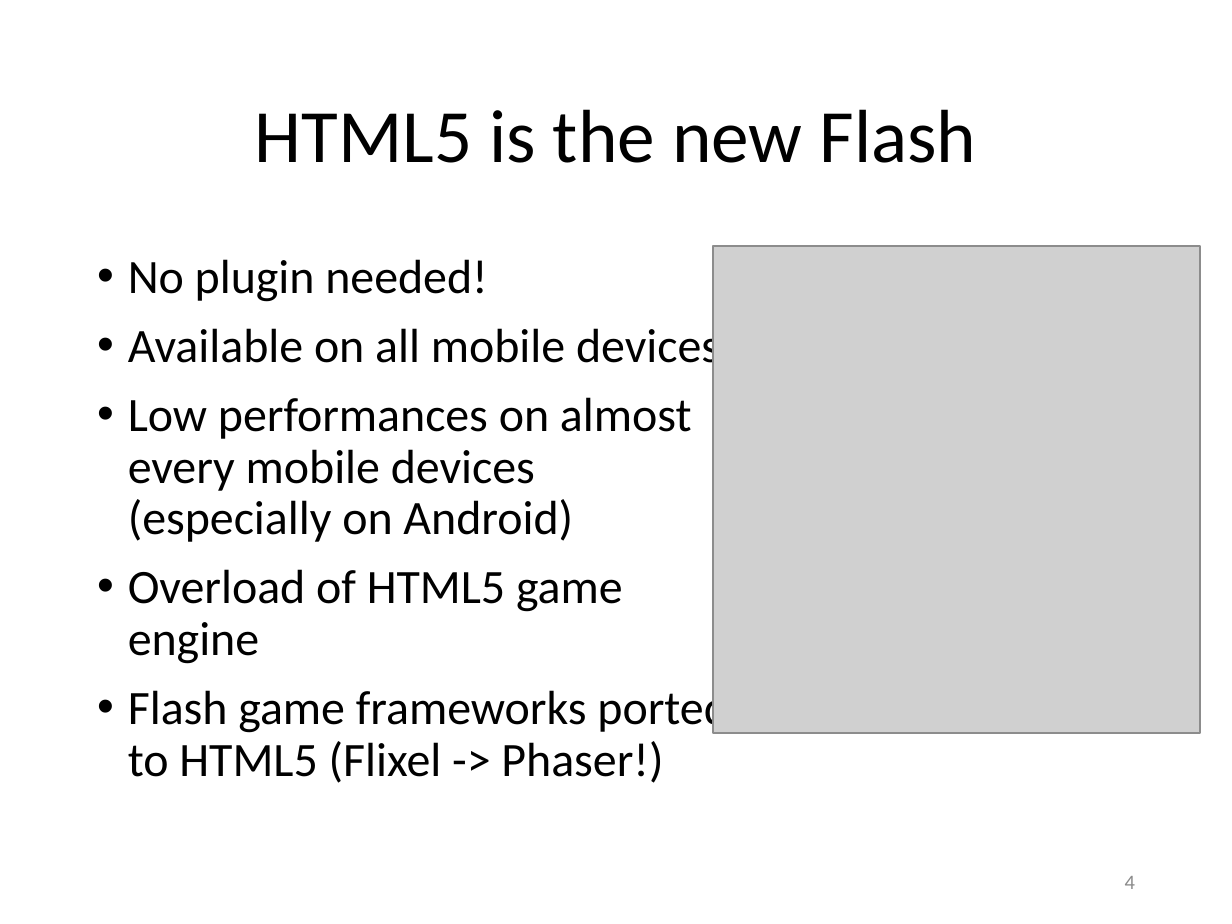
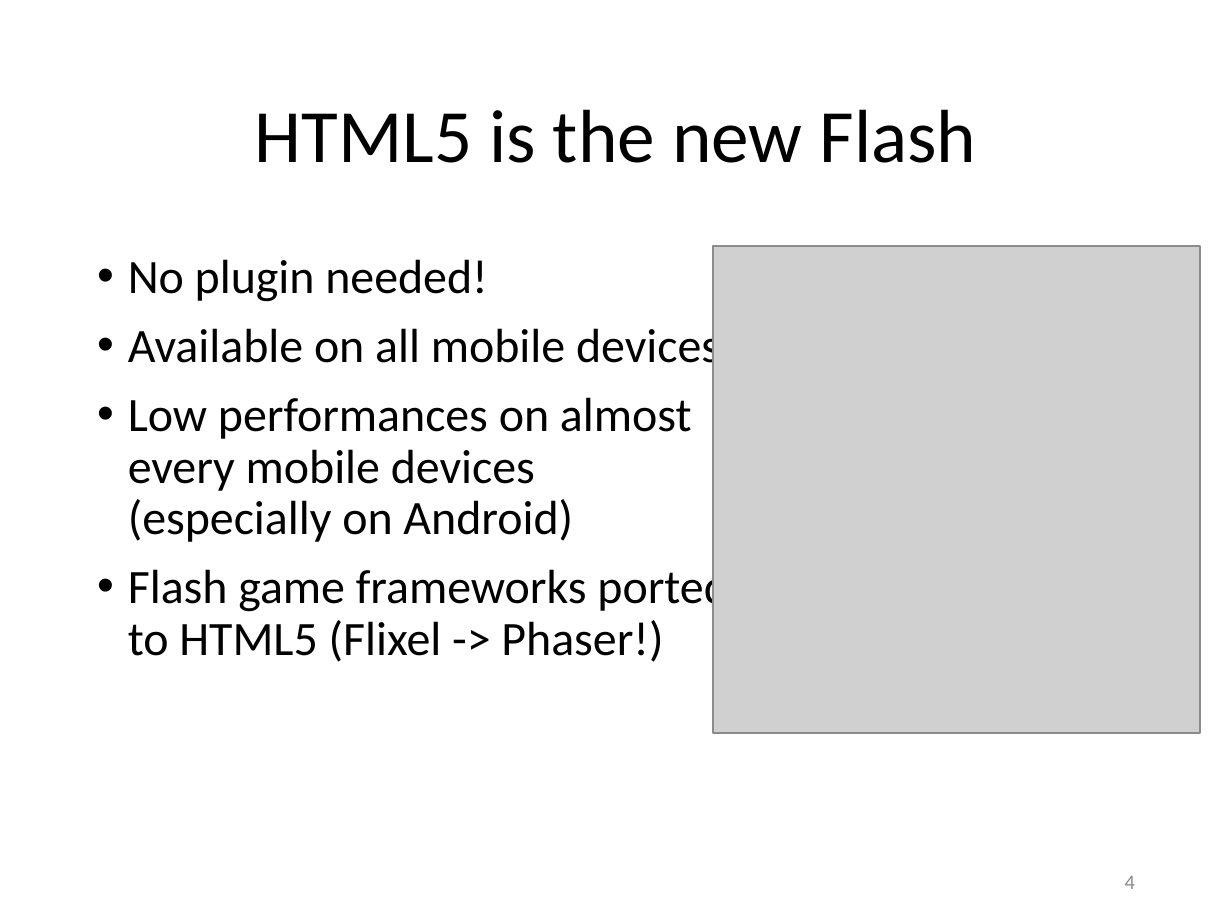
Before and after one commit to Lotti/codemotion2014, a slide deck: slide 4 of codemotion.pptx. Drawn at 1232x924 pixels with LibreOffice and Linux fonts; fonts in the diff are those of the drawing; grey boxes stand for pictures; background and template pictures are left out. Boxes give left, top, right and bottom in pixels: in the first picture for what was removed or moved away, otherwise in the second. Text is boxed around its words. In the diff, an @@ line names an element or a change of style, - is before the commit and + after.

```diff
--- a/codemotion.pptx
+++ b/codemotion.pptx
@@ text at <box>128,569,623,664</box>: paragraph removed @@
-• Overload of HTML5 game engine
```
Also in this commit, not shown: 2 other slides changed.
